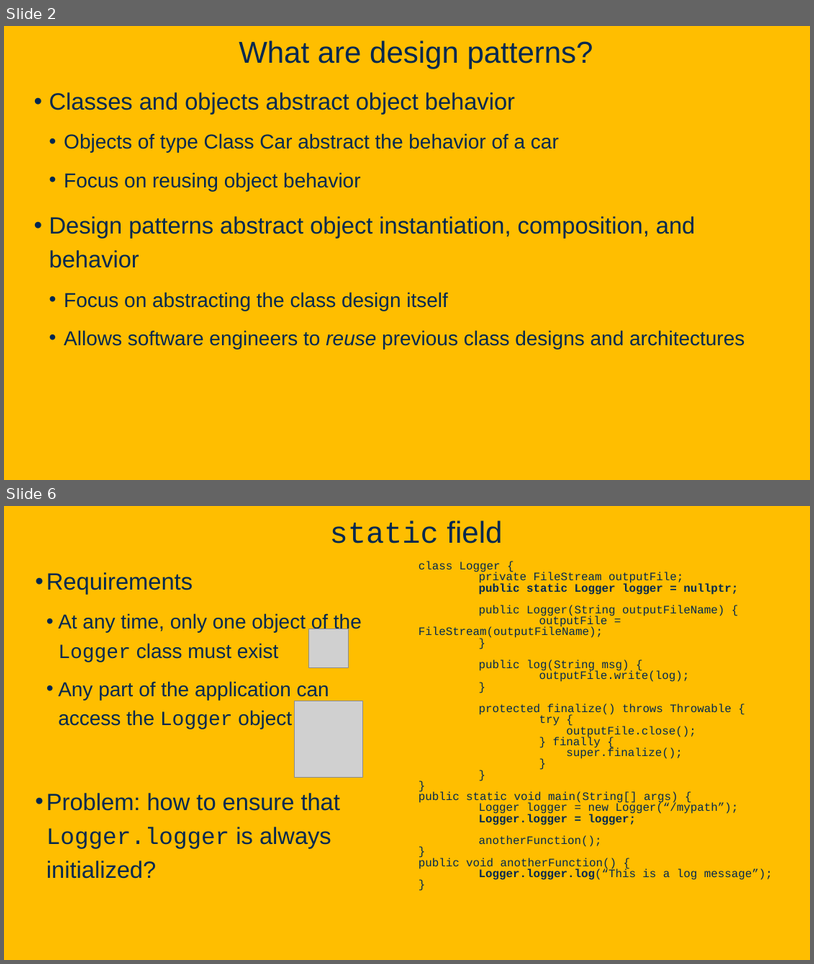
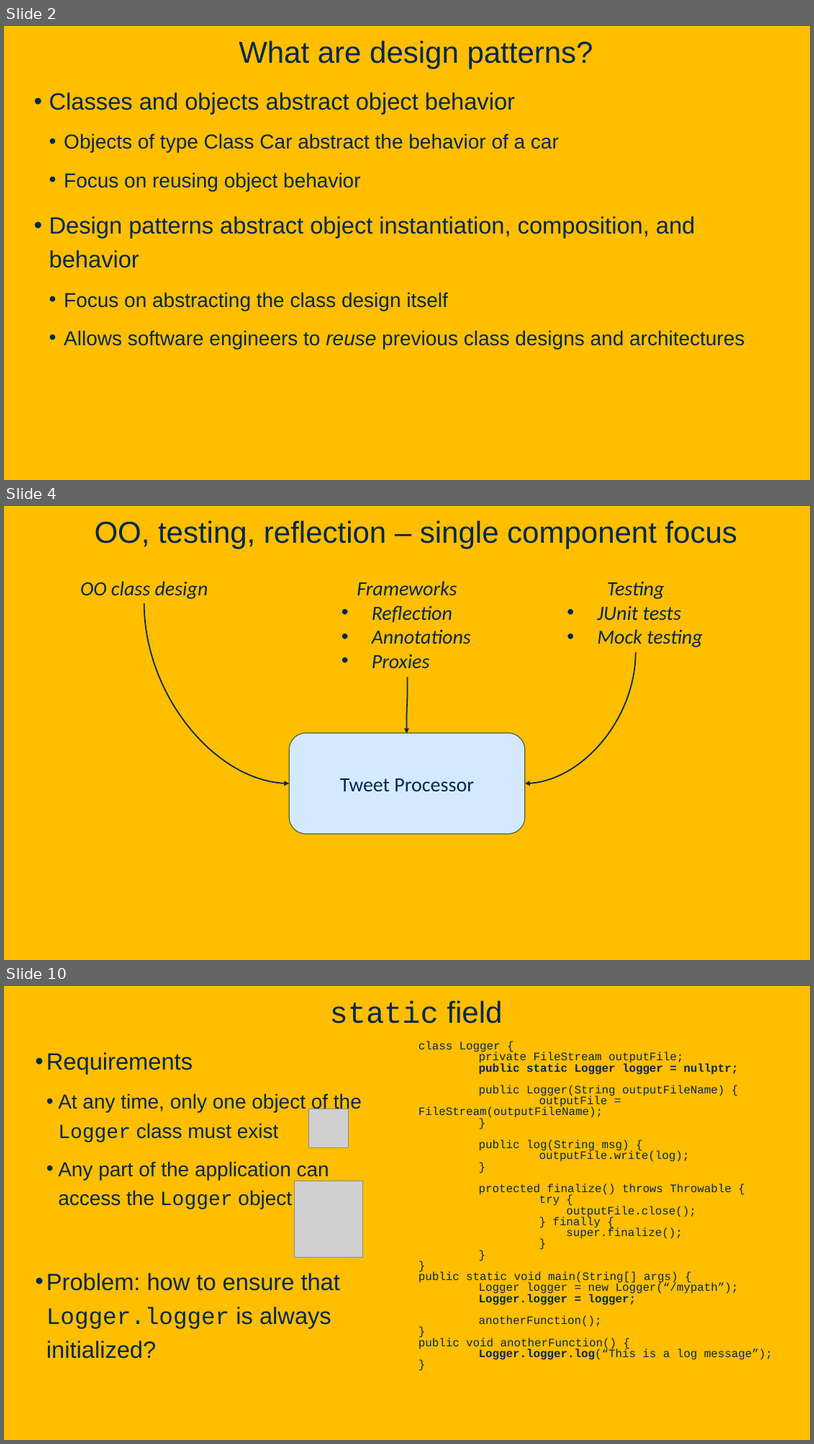
Before and after one commit to davsec-teaching/ECS160-Winter2025, a slide deck: slides/8_design_patterns.pptx. Shown one above the other, each under a label of ours: slides 2 and 6 before the commit, slides 2, 4 and 10 after it; the slides between them are not shown. The pictures are 814x964 and 814x1444 pixels, drawn with LibreOffice and Linux fonts; fonts in the diff are those of the drawing; grey boxes stand for pictures; background and template pictures are left out. Boxes give left, top, right and bottom in pixels: in the first picture for what was removed or moved away, otherwise in the second. Text is boxed around its words. In the diff, an @@ line names an element or a change of style, - is before the commit and + after.

Commit message:
Updated software architecture and design patterns slides.

```diff
--- a/slides/8_design_patterns.pptx
+++ b/slides/8_design_patterns.pptx
@@ slide 4 added at [4,506,810,960], background picture (left out) @@
@@ title added at [95,520,738,548], 36 pt, text #022850 @@
+OO, testing, reflection – single component focus
@@ text added at [80,581,208,599], 24 pt, text #022850, italic @@
+OO class design
@@ text added at [357,581,471,669], 24 pt, text #022850, italic @@
+Frameworks
+• Reflection
+• Annotations
+• Proxies
@@ text added at [597,581,702,647], 24 pt, text #022850, italic @@
+Testing
+• JUnit tests
+• Mock testing
@@ curved arrow added from (144, 603) to (290, 783), #022850 1.5 pt @@
@@ curved arrow added from (636, 651) to (525, 783), #022850 1.5 pt @@
@@ curved arrow added from (407, 677) to (407, 734), #022850 1.5 pt @@
@@ rounded rectangle added at [290,733,525,834], fill #D5E9FE, outline #4B6040 1 pt, 24 pt, text #022850 @@
+Tweet Processor
@@ what was slide 6 is now slide 10 @@
```
Also in this commit, not shown: 5 slides changed, 5 other slides added, 1 other file.
